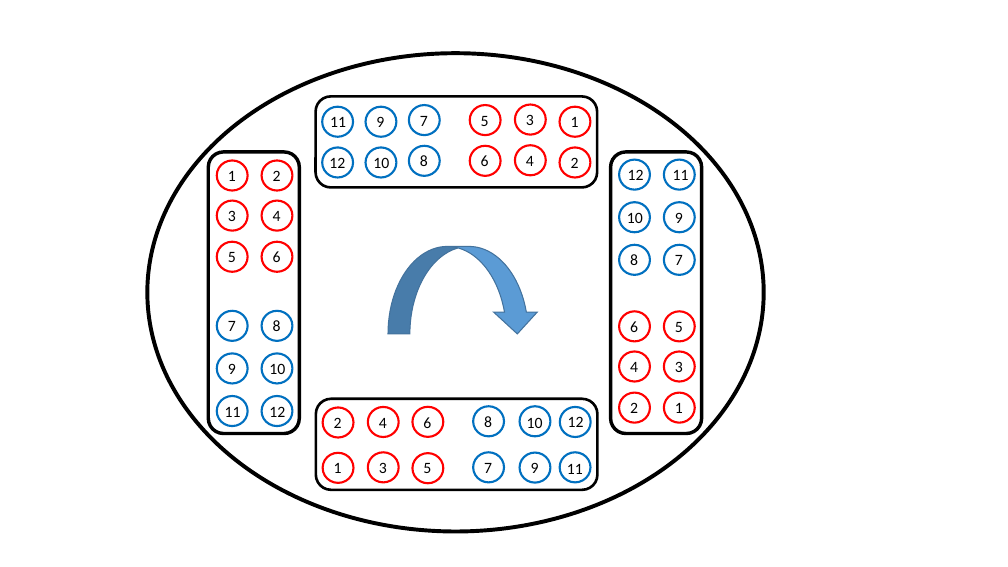
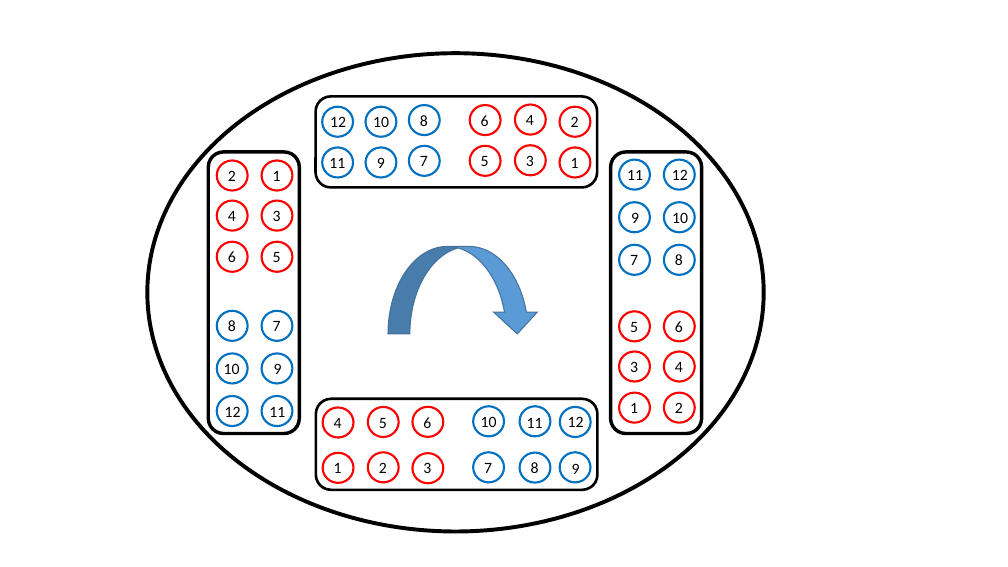
Before and after one commit to QuangLam1996/ITMV-S26-IR-SENSOR, a slide deck: slide 3 of 2. IO MAP/GUI Design.pptx (slide 4 before the commit). Drawn at 1008x567 pixels with LibreOffice and Linux fonts; fonts in the diff are those of the drawing. Boxes give left, top, right and bottom in pixels: in the first picture for what was removed or moved away, otherwise in the second. Text is boxed around its words. In the diff, an @@ line names an element or a change of style, - is before the commit and + after.

```diff
--- a/2. IO MAP/GUI Design.pptx
+++ b/2. IO MAP/GUI Design.pptx
@@ 6 texts: place and size @@
-6 texts at box(329, 155, 579, 168)
+6 texts at box(330, 115, 579, 127)
@@ 5 texts: place and size @@
-5 texts at box(330, 115, 579, 127)
+5 texts at box(329, 156, 579, 168)
@@ text "9": place and size @@
-text "9" at box(376, 116, 384, 127)
+text "9" at box(377, 158, 385, 168)
@@ text "9": place and size @@
-text "9" at box(675, 213, 683, 223)
+text "9" at box(631, 212, 639, 223)
@@ 13 texts: place and size @@
-13 texts at box(269, 170, 689, 428)
+13 texts at box(224, 170, 643, 428)
@@ text "9": place and size @@
-text "9" at box(228, 364, 236, 374)
+text "9" at box(274, 364, 282, 374)
@@ 12 texts: place and size @@
-12 texts at box(225, 169, 644, 473)
+12 texts at box(269, 170, 688, 473)
@@ text "5": place and size @@
-text "5" at box(423, 463, 431, 473)
+text "5" at box(379, 418, 387, 428)
@@ text "11": place and size @@
-text "11" at box(567, 464, 583, 474)
+text "11" at box(527, 418, 543, 428)
@@ text "2": place and size @@
-text "2" at box(334, 417, 342, 428)
+text "2" at box(379, 463, 387, 473)
@@ text "8": place and size @@
-text "8" at box(484, 416, 492, 427)
+text "8" at box(531, 462, 539, 473)
@@ text "9": place and size @@
-text "9" at box(531, 463, 539, 473)
+text "9" at box(572, 464, 580, 474)
```
Also in this commit, not shown: 1 slide removed, 2 other files.
